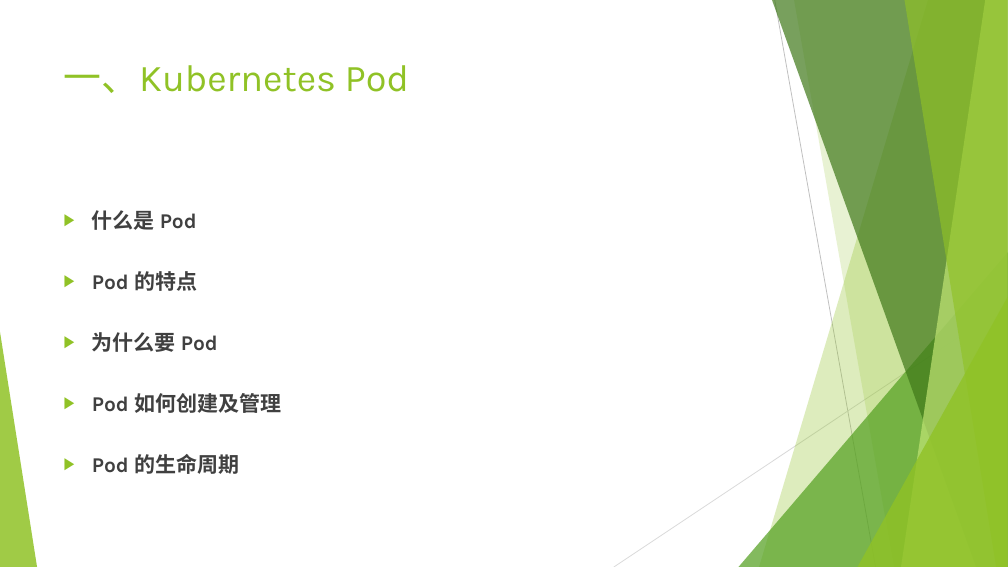
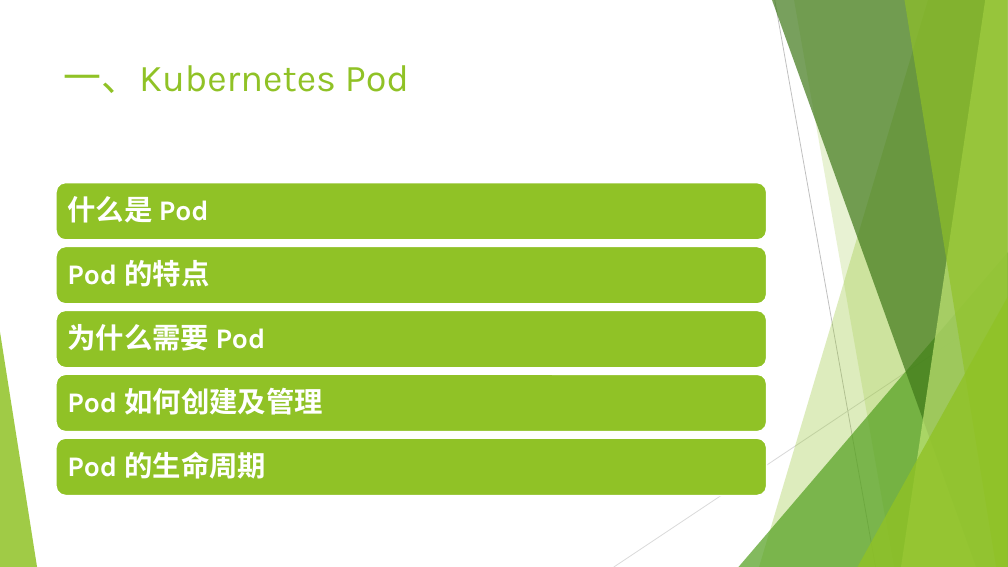
Before and after one commit to qinyudong89/qinyudong.github.io, a slide deck: slide 3 of _posts/k8s/Kubernetes原理.pptx (slide 2 before the commit). Drawn at 1008x567 pixels with LibreOffice and Linux fonts; fonts in the diff are those of the drawing. Boxes give left, top, right and bottom in pixels: in the first picture for what was removed or moved away, otherwise in the second. Text is boxed around its words. In the diff, an @@ line names an element or a change of style, - is before the commit and + after.

```diff
--- a/_posts/k8s/Kubernetes原理.pptx
+++ b/_posts/k8s/Kubernetes原理.pptx
@@ text removed at (92,210,281,474) @@
-▶ 什么是 Pod
-▶ Pod 的特点
-▶ 为什么要 Pod
-▶ Pod 如何创建及管理
-▶ Pod 的生命周期
@@ group added at (56,182,767,496): 5 rounded rectangles, 5 texts @@
+什么是 Pod
+Pod 的特点
+为什么需要 Pod
+Pod 如何创建及管理
+Pod 的生命周期
```
Also in this commit, not shown: 6 other slides changed, 14 slides added.
